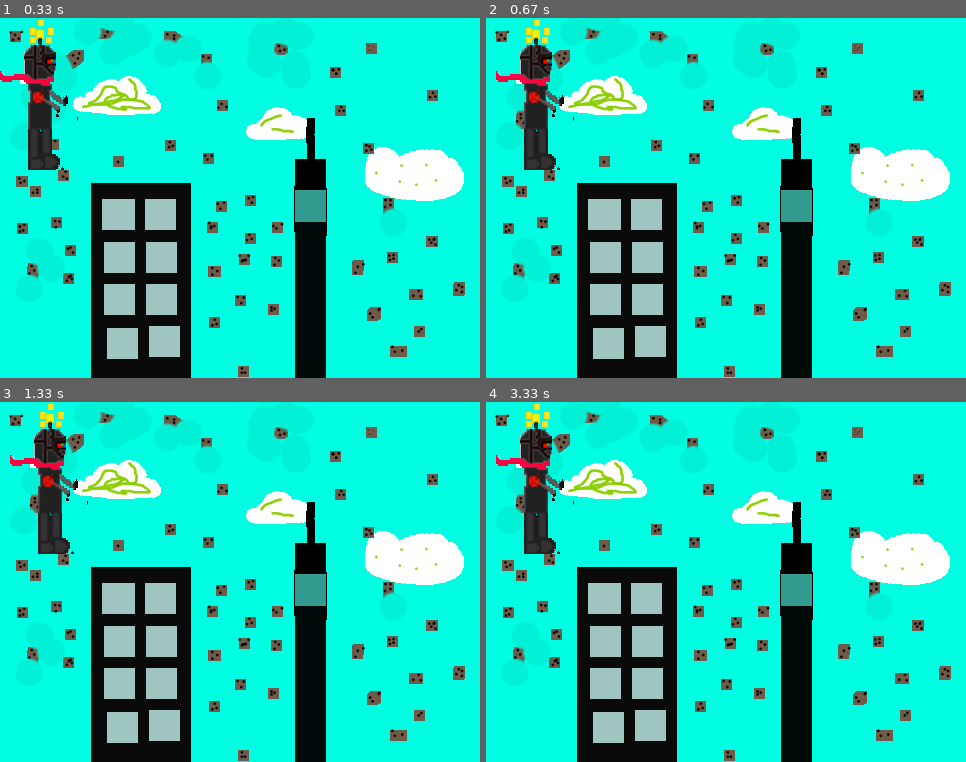
Above: before the commit, frames 1-4 (two rows, left to right).
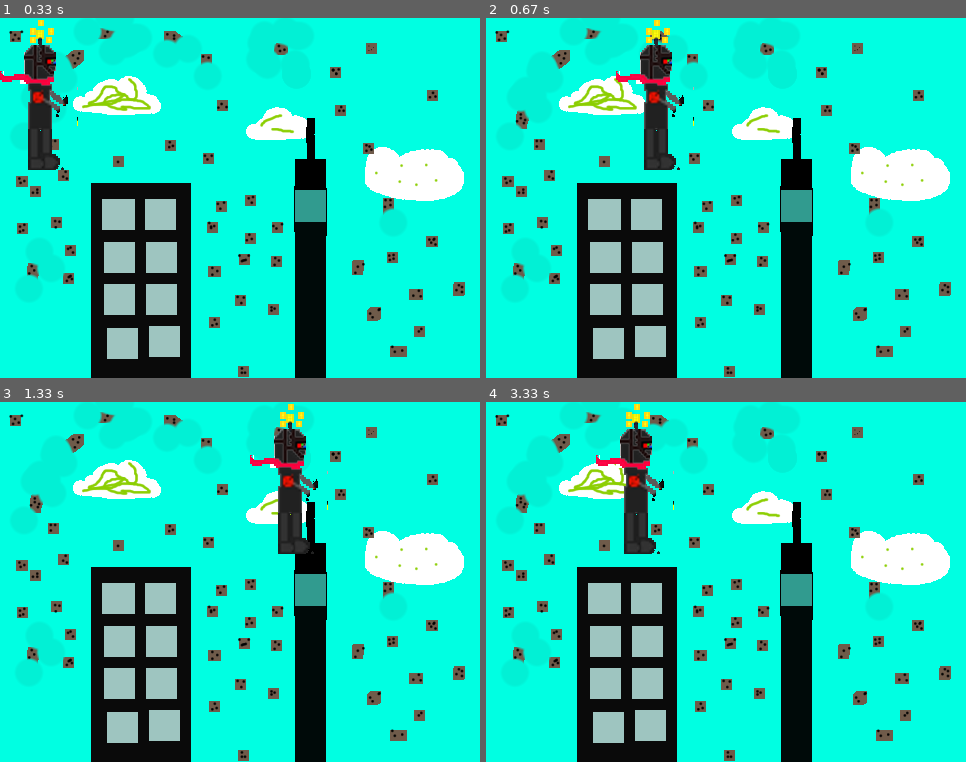
Above: after the commit, the same moments.

Repository: MakerBox-NZ/pygame_finn
Game: pygame game, started from pygame_finngame.py
The game is run twice, just before and just after one commit, with the same random seed, the same clock (stepped at 60 frames per second) and the same inputs.
Inputs:
- Up to frame 1 (0.33 s): no input
- Up to frame 2 (0.67 s): hold Right from 0.33 s (still down)
- Up to frame 3 (1.33 s): release Right at 0.8 s; hold Right from 1.17 s (still down)
- Up to frame 4 (3.33 s): release Right at 1.63 s; hold Left 1.67-2.2 s; hold Left 2.23-2.63 s; hold Right from 3.07 s (still down)

Frame 1 is identical in both runs. In frame 2, 4.6% of the frame differs, in the area x 2-44%, y 0-43%; in frame 3, 4.5%; in frame 4, 4.6%, in the area x 2-40%, y 0-43%.

Commit message:
README
Fixed the = instead of +

Diff:
--- a/pygame_finngame.py
+++ b/pygame_finngame.py
@@ -29,7 +29,7 @@
     def update(self):
         #update sprite position
         currentX = self.rect.x
-        nextX = currentX = self.momentumX
+        nextX = currentX + self.momentumX
         self.rect.x = nextX
 
         currentY = self.rect.y
